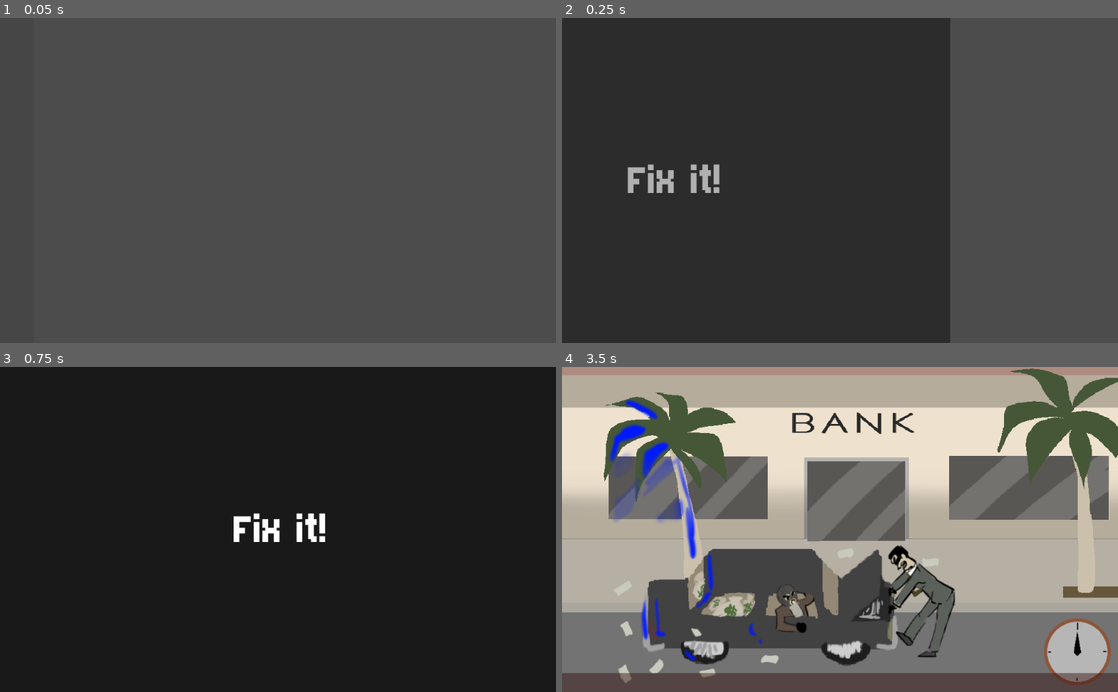
Above: before the commit, frames 1-4 (two rows, left to right).
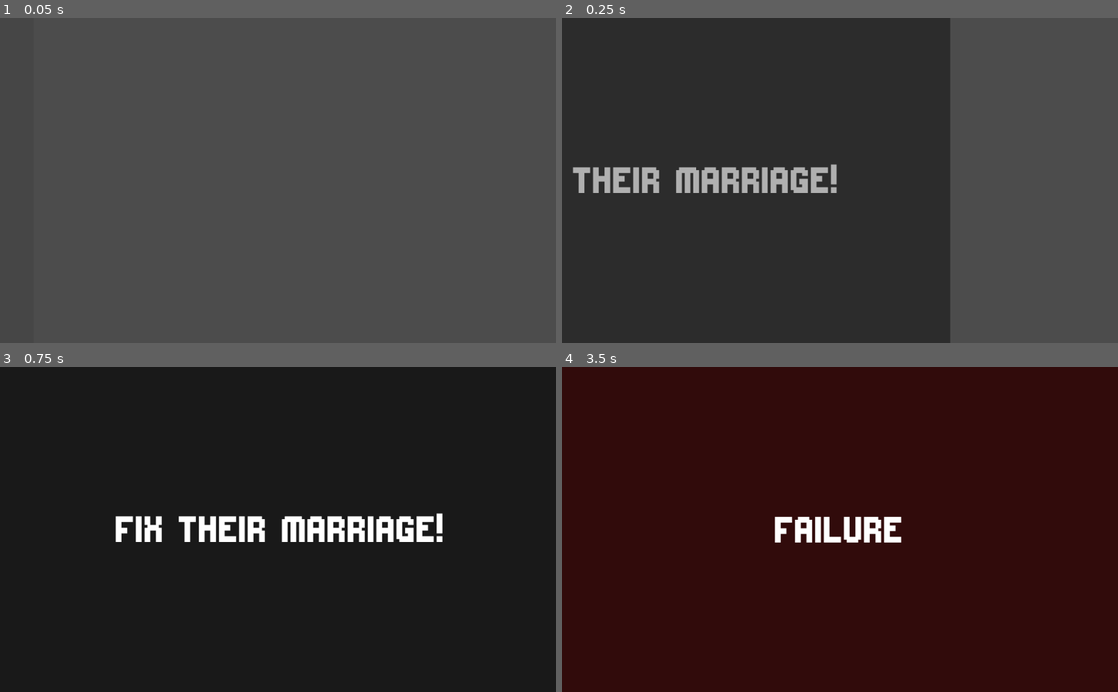
Above: after the commit, the same moments.

Repository: ericdsw/global_game_jam_2020
Game: Godot game, scene res://MinigameTester.tscn
Same seed, same stepped clock (60 frames per second), same inputs: the game is played once before the commit and once after it. This scene is started directly instead of the project's main scene.
Inputs (mouse positions are in pixels of both pictures, inside the frame that each line leads up to):
- Up to frame 1 (0.05 s): no input
- Up to frame 2 (0.25 s): no input
- Up to frame 3 (0.75 s): tap Enter (ui_accept) at 0.5 s; move the mouse to (400, 513) at 0.52 s; press the mouse at (400, 513) at 0.53 s
- Up to frame 4 (3.5 s): tap Enter (ui_accept) at 0.77, 1.25 s; release the mouse at (962, 513) at 1.25 s; drag from (728, 545) to (812, 594) at 1.27 s; click (773, 562) at 2 s, where only the run after the commit has a clickable "FIX MARRIAGE"; click (801, 643) at 2.75 s, where only the run after the commit has a clickable "DO A REACTION VIDEO"

Frame 1 is identical in both runs. In frame 2, 2.6% of the frame differs, in the area x 1-50%, y 45-54%; in frame 3, 3.1%; in frame 4, 100%, in the area x 0-100%, y 0-100%.

Commit message:
Update Broken Marriage minigame
- It now reacts to difficulty
- It has an updated UI and new animations

Diff:
--- a/MinigameTester.tscn
+++ b/MinigameTester.tscn
@@ -4,7 +4,8 @@
 
 [node name="MinigameTester" type="Node2D"]
 script = ExtResource( 1 )
-minigame_to_test = "res://Screens/MiniGames/FixCar/FixCarMinigame.tscn"
+minigame_to_test = "res://Screens/MiniGames/BrokenMarriage/BrokenMarriageMinigame.tscn"
+target_difficulty = 3
 
 [node name="Timer" type="Timer" parent="."]
 
--- a/Resources/FixMarriage/marriage_button_style.tres
+++ b/Resources/FixMarriage/marriage_button_style.tres
@@ -4,4 +4,8 @@
 
 [resource]
 texture = ExtResource( 1 )
-region_rect = Rect2( 0, 0, 200, 100 )
+region_rect = Rect2( 0, 0, 199.823, 109.83 )
+margin_left = 6.84774
+margin_right = 6.1893
+margin_top = 10.3045
+margin_bottom = 16.5926
--- a/Screens/MiniGames/BrokenMarriage/BrokenMarriageMinigame.gd
+++ b/Screens/MiniGames/BrokenMarriage/BrokenMarriageMinigame.gd
@@ -11,39 +11,63 @@
 	"IGNORE",
 	"RUN AWAY",
 	"ABSCOND",
-	"KAREN TAKE THE KIDS"
+	"KAREN, TAKE THE KIDS",
+	"CHANGE IDENDITY",
+	"DO A BARREL ROLL",
+	"TOPPLE THE MONARCHY",
+	"ESTABLISH COMMUNISM",
+	"DO A REACTION VIDEO",
+	"ALEXA, PLAY DESPACITO"
 ]
 
+var possible_positions := []
+signal all_buttons_displayed()
+
+func _ready() -> void:
+	for child in get_node("PossiblePositions").get_children():
+		possible_positions.append(child.position)
+
 func start(difficulty := 1) -> void:
+
+	couple_speech_pattern.play()
+	match difficulty:
+		1 : _spawn_buttons(5)
+		2 : _spawn_buttons(7)
+		_ : _spawn_buttons(9)
+	yield(self, "all_buttons_displayed")
 	.start(difficulty)
-	couple_speech_pattern.play()
-	_spawn_buttons(5)
 
 func _choose_random_button_position(_button : Button) -> void:
 	randomize()
-	var viewport : Vector2 = get_viewport_rect().size
-	var fix_marriage_button_size = _button.rect_size
-	_button.rect_global_position = Vector2(
-		rand_range(-viewport.x / 2.0, viewport.x / 2.0 - fix_marriage_button_size.x),
-		rand_range(-viewport.y / 2.0, 0.0) #viewport.y / 2.0 - fix_marriage_button_size.y)
-	)
+	var _random_pos : int = randi() % possible_positions.size()
+	var _used_pos : Vector2 = possible_positions[_random_pos]
+	_button.rect_global_position = _used_pos
+	possible_positions.remove(_random_pos)
 
 func _spawn_buttons(_amount : int = 2) -> void:
-	for i in range(0, _amount):
-		var _button : Button = marriage_button_scene.instance()
-		add_child(_button)
-		_choose_random_button_position(_button)
 
-		if i == 0:
-			_button.connect("pressed", self, "_pressed_correct_button")
-			_button.text = "FIX MARRIAGE"
-		else:
-			_button.connect("pressed", self, "_pressed_wrong_button")
-			wrong_options.shuffle()
-			if i > wrong_options.size():
-				_button.text = wrong_options.back()
-			else:
-				_button.text = wrong_options[i - 1]
+	randomize()
+	wrong_options.shuffle()
+
+	_add_button("FIX MARRIAGE", true)
+	yield(get_tree().create_timer(0.05), "timeout")
+
+	for i in range(0, _amount - 1):
+		_add_button(wrong_options[i])
+		yield(get_tree().create_timer(0.05), "timeout")
+
+	emit_signal("all_buttons_displayed")
+
+func _add_button(text : String, is_correct := false) -> MarriageButton:
+	var _button : MarriageButton = marriage_button_scene.instance()
+	_button.text = text
+	if is_correct:
+		_button.connect("pressed", self, "_pressed_correct_button")
+	else:
+		_button.connect("pressed", self, "_pressed_wrong_button")
+	add_child(_button)
+	_choose_random_button_position(_button)
+	return _button
 
 func _pressed_correct_button() -> void:
 	couple_speech_pattern.stop()
--- a/Screens/MiniGames/BrokenMarriage/BrokenMarriageMinigame.tscn
+++ b/Screens/MiniGames/BrokenMarriage/BrokenMarriageMinigame.tscn
@@ -7,9 +7,27 @@
 [ext_resource path="res://Resources/FixMarriage/PsychT.png" type="Texture" id=5]
 [ext_resource path="res://Resources/Sounds/FixingMarriage/TheyTalk.wav" type="AudioStream" id=6]
 
+[sub_resource type="Animation" id=1]
+resource_name = "default"
+length = 5.0
+loop = true
+tracks/0/type = "value"
+tracks/0/path = NodePath("Leg:rotation_degrees")
+tracks/0/interp = 1
+tracks/0/loop_wrap = true
+tracks/0/imported = false
+tracks/0/enabled = true
+tracks/0/keys = {
+"times": PoolRealArray( 0, 1.5, 1.7, 1.9, 2.1 ),
+"transitions": PoolRealArray( 1, 1, 1, 1, 1 ),
+"update": 0,
+"values": [ 0.0, 0.0, 5.0, -5.0, 0.0 ]
+}
+
 [node name="BrokenMarriageMinigame" instance=ExtResource( 2 )]
 script = ExtResource( 1 )
 duration = 3.0
+instructions = "FIX THEIR MARRIAGE!"
 
 [node name="Background" type="Sprite" parent="." index="2"]
 texture = ExtResource( 3 )
@@ -18,10 +36,47 @@
 position = Vector2( 253.542, 20.88 )
 texture = ExtResource( 5 )
 
-[node name="Leg" type="Sprite" parent="." index="4"]
-position = Vector2( -56.5356, 197.185 )
+[node name="LegAnimationPlayer" type="AnimationPlayer" parent="." index="4"]
+autoplay = "default"
+anims/default = SubResource( 1 )
+
+[node name="Leg" type="Sprite" parent="." index="5"]
+position = Vector2( 60, 145 )
 texture = ExtResource( 4 )
+offset = Vector2( -100, 50 )
 
-[node name="CoupleSpeech" type="AudioStreamPlayer" parent="." index="5"]
+[node name="CoupleSpeech" type="AudioStreamPlayer" parent="." index="6"]
 stream = ExtResource( 6 )
 volume_db = -15.0
+
+[node name="PossiblePositions" type="Node2D" parent="." index="7"]
+
+[node name="Position2D" type="Position2D" parent="PossiblePositions" index="0"]
+position = Vector2( -461.344, -252.621 )
+
+[node name="Position2D2" type="Position2D" parent="PossiblePositions" index="1"]
+position = Vector2( -312.85, -164.154 )
+
+[node name="Position2D3" type="Position2D" parent="PossiblePositions" index="2"]
+position = Vector2( -159.203, -246.672 )
+
+[node name="Position2D4" type="Position2D" parent="PossiblePositions" index="3"]
+position = Vector2( -192.946, 181.482 )
+
+[node name="Position2D5" type="Position2D" parent="PossiblePositions" index="4"]
+position = Vector2( -444.621, -63.9254 )
+
+[node name="Position2D6" type="Position2D" parent="PossiblePositions" index="5"]
+position = Vector2( -240.053, 31.0121 )
+
+[node name="Position2D7" type="Position2D" parent="PossiblePositions" index="6"]
+position = Vector2( -157.194, -127.405 )
+
+[node name="Position2D8" type="Position2D" parent="PossiblePositions" index="7"]
+position = Vector2( 84.3776, -262.013 )
+
+[node name="Position2D9" type="Position2D" parent="PossiblePositions" index="8"]
+position = Vector2( 56, 16 )
+
+[node name="Position2D10" type="Position2D" parent="PossiblePositions" index="9"]
+position = Vector2( -425.495, 151.054 )
--- /dev/null
+++ b/Screens/MiniGames/BrokenMarriage/Buttons/MarriageButton.gd
@@ -0,0 +1,8 @@
+extends Button
+class_name MarriageButton
+
+signal displayed()
+
+func _on_AnimationPlayer_animation_finished(anim_name: String) -> void:
+	if anim_name == "enter":
+		emit_signal("displayed")
--- a/Screens/MiniGames/BrokenMarriage/Buttons/MarriageButton.tscn
+++ b/Screens/MiniGames/BrokenMarriage/Buttons/MarriageButton.tscn
@@ -1,12 +1,11 @@
-[gd_scene load_steps=5 format=2]
+[gd_scene load_steps=6 format=2]
 
 [ext_resource path="res://Resources/FixMarriage/marriage_button_style.tres" type="StyleBox" id=1]
 [ext_resource path="res://Resources/Born2bSportyV2.ttf" type="DynamicFontData" id=2]
+[ext_resource path="res://Screens/MiniGames/BrokenMarriage/Buttons/MarriageButton.gd" type="Script" id=3]
 
 [sub_resource type="DynamicFont" id=1]
 size = 32
-outline_size = 1
-outline_color = Color( 0, 0, 0, 1 )
 font_data = ExtResource( 2 )
 
 [sub_resource type="Animation" id=2]
@@ -26,9 +25,10 @@
 }
 
 [node name="MarriageButton" type="Button"]
-margin_right = 220.0
-margin_bottom = 110.0
-rect_min_size = Vector2( 220, 110 )
+modulate = Color( 1, 1, 1, 0.901961 )
+margin_right = 232.0
+margin_bottom = 60.0
+rect_min_size = Vector2( 220, 60 )
 rect_pivot_offset = Vector2( 110, 55 )
 custom_styles/hover = ExtResource( 1 )
 custom_styles/pressed = ExtResource( 1 )
@@ -36,7 +36,12 @@
 custom_styles/disabled = ExtResource( 1 )
 custom_styles/normal = ExtResource( 1 )
 custom_fonts/font = SubResource( 1 )
-text = "TEST"
+custom_colors/font_color_disabled = Color( 0, 0, 0, 1 )
+custom_colors/font_color = Color( 0, 0, 0, 1 )
+custom_colors/font_color_hover = Color( 0, 0, 0, 1 )
+custom_colors/font_color_pressed = Color( 0, 0, 0, 1 )
+text = "This is a long text"
+script = ExtResource( 3 )
 __meta__ = {
 "_edit_use_anchors_": false
 }
@@ -44,3 +49,4 @@
 [node name="AnimationPlayer" type="AnimationPlayer" parent="."]
 autoplay = "enter"
 anims/enter = SubResource( 2 )
+[connection signal="animation_finished" from="AnimationPlayer" to="." method="_on_AnimationPlayer_animation_finished"]
--- a/project.godot
+++ b/project.godot
@@ -33,13 +33,19 @@
 "class": "LifeContainer",
 "language": "GDScript",
 "path": "res://Elements/LifeContainer.gd"
+}, {
+"base": "Button",
+"class": "MarriageButton",
+"language": "GDScript",
+"path": "res://Screens/MiniGames/BrokenMarriage/Buttons/MarriageButton.gd"
 } ]
 _global_script_class_icons={
 "BaseMinigame": "",
 "BaseOverlay": "",
 "InstructionsOverlay": "",
 "LetterCube": "",
-"LifeContainer": ""
+"LifeContainer": "",
+"MarriageButton": ""
 }
 
 [application]
Binary file changed: Resources/FixMarriage/marriage_button_background.png
Not shown: 1 places in Screens/MiniGames/BrokenMarriage/BrokenMarriageMinigame.tscn that only renumber resources
